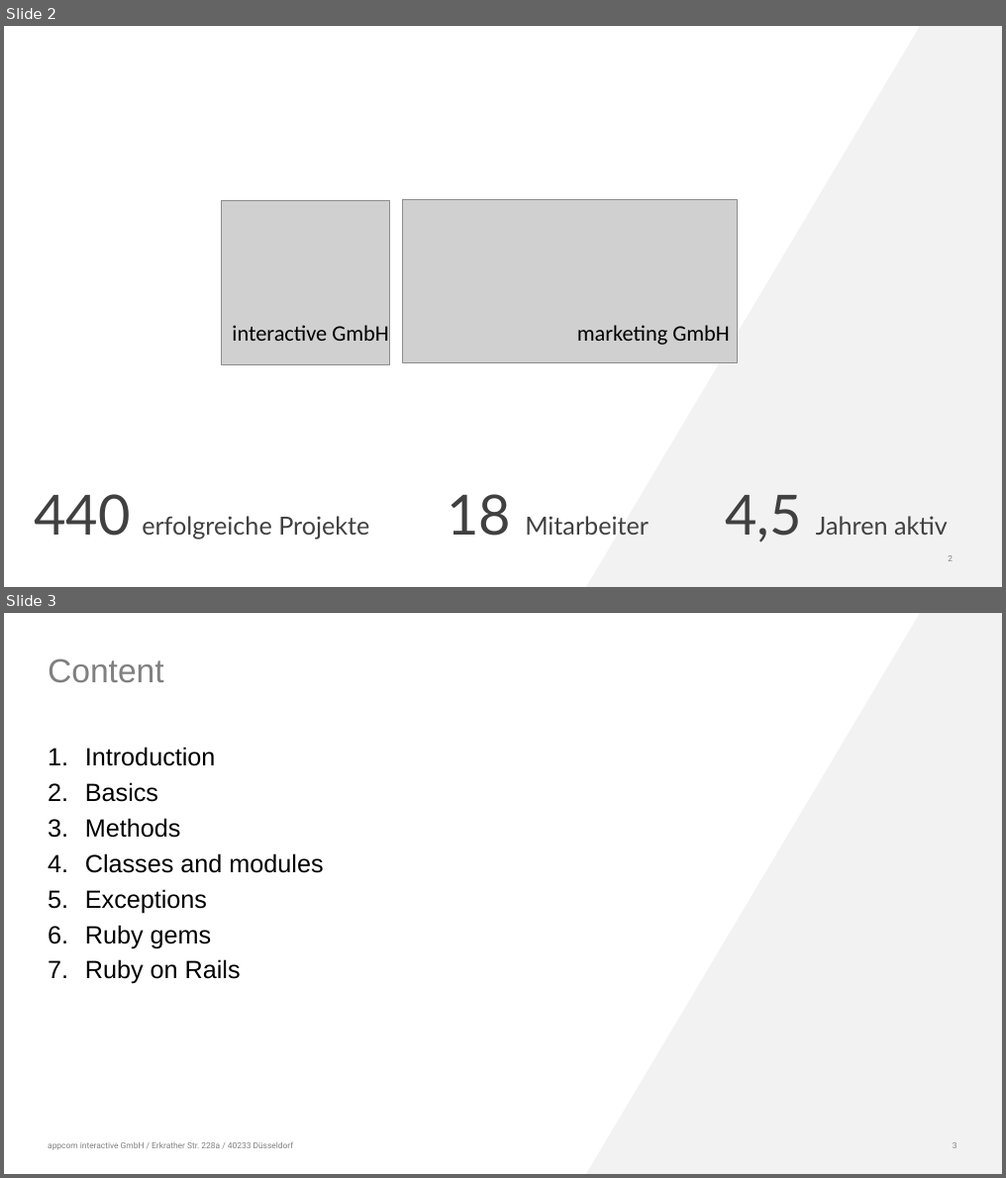
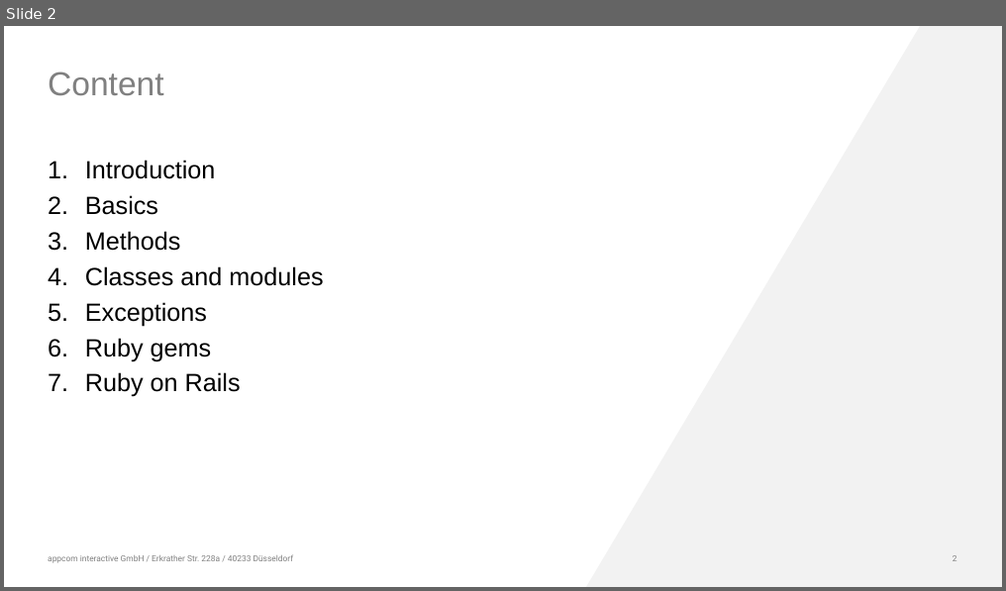
Before and after one commit to dasheck0/rror-workshop, a slide deck: rror_workshop.pptx. Shown one above the other, each under a label of ours: slides 2 and 3 before the commit, slide 2 after it. The pictures are 1006x1178 and 1006x591 pixels, drawn with LibreOffice and Linux fonts; fonts in the diff are those of the drawing; grey boxes stand for pictures; background and template pictures are left out. Boxes give left, top, right and bottom in pixels: in the first picture for what was removed or moved away, otherwise in the second. Text is boxed around its words. In the diff, an @@ line names an element or a change of style, - is before the commit and + after.

```diff
--- a/rror_workshop.pptx
+++ b/rror_workshop.pptx
@@ slide 2 removed at [4, 26, 1002, 587], background picture (left out); not listed: 2 template elements that a slide beside it also shows @@
@@ group removed at [221, 199, 738, 366]: 2 pictures, 2 texts @@
-interactive GmbH
-marketing GmbH
@@ text removed at [34, 494, 947, 543] @@
-440 erfolgreiche Projekte 18 Mitarbeiter 4,5 Jahren aktiv
@@ page number removed at [947, 556, 952, 562] @@
-2
@@ what was slide 3 is now slide 2 @@
```
Also in this commit, not shown: 1 slide changed.
